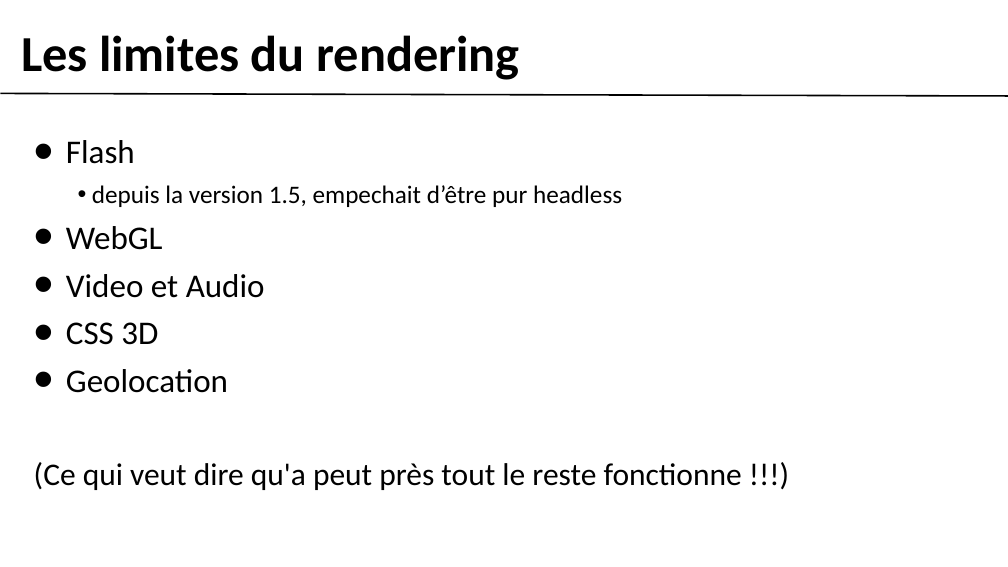
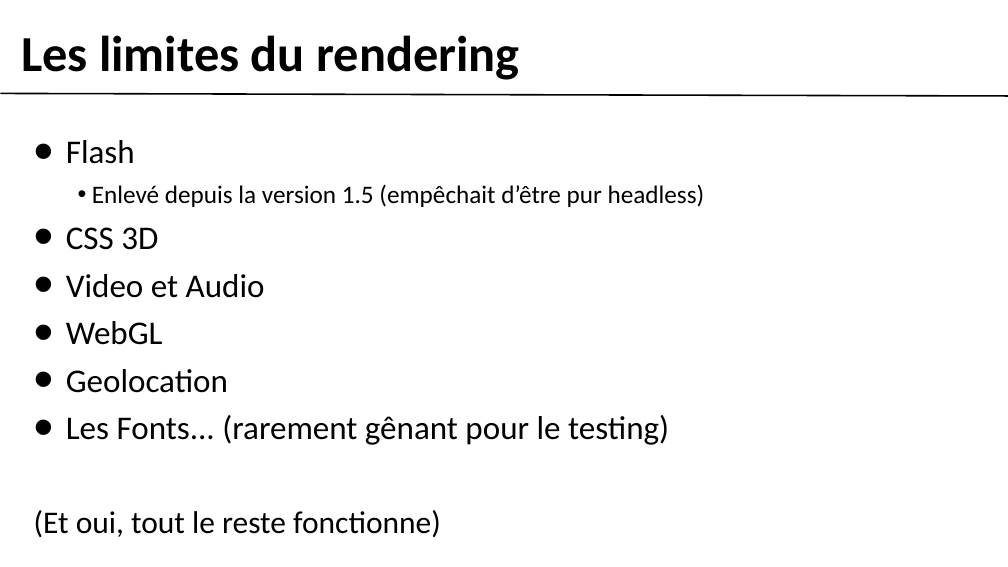
Before and after one commit to gobengo/devoxx-panorama-js-testing, a slide deck: slide 7 of doc/phantom_part.ppt (slide 6 before the commit). Drawn at 1008x567 pixels with LibreOffice and Linux fonts; fonts in the diff are those of the drawing; background and template pictures are left out. Boxes give left, top, right and bottom in pixels: in the first picture for what was removed or moved away, otherwise in the second. Text is boxed around its words. In the diff, an @@ line names an element or a change of style, - is before the commit and + after.

Commit message:
relecture phantomjs done - reste casperjs.

```diff
--- a/doc/phantom_part.ppt
+++ b/doc/phantom_part.ppt
@@ text at (66, 184, 705, 298): text changed @@
-    • depuis la version 1.5, empechait d’être pur headless
+    • Enlevé depuis la version 1.5 (empêchait d’être pur headless)
+• CSS 3D
+• Video et Audio
@@ text at (66, 274, 265, 345): paragraphs removed @@
-• Video et Audio
-• CSS 3D
@@ text at (34, 415, 669, 537): text changed; size 40 to 42 pt @@
-(Ce qui veut dire qu'a peut près tout le reste fonctionne !!!)
+• Les Fonts... (rarement gênant pour le testing)
+(Et oui, tout le reste fonctionne)
```
Also in this commit, not shown: 5 other slides changed, 3 slides added, 3 slides removed, 8 other files.
